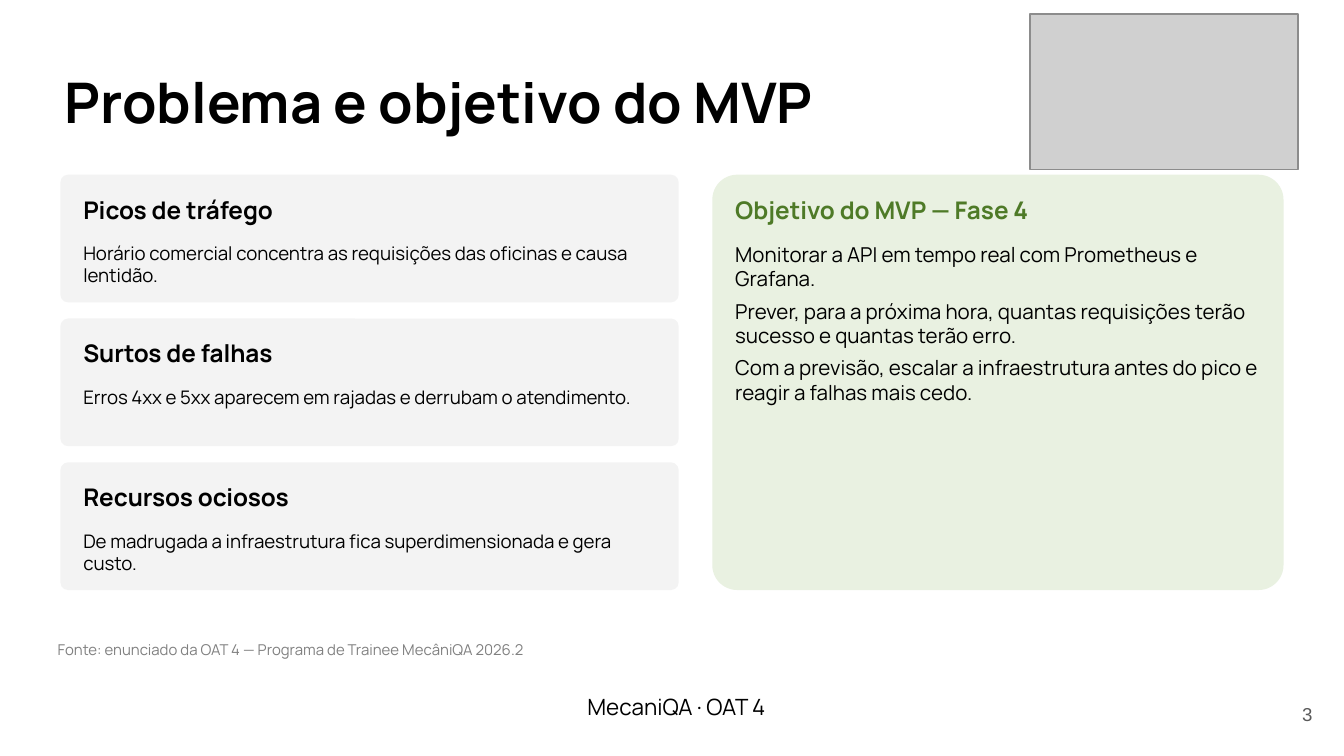
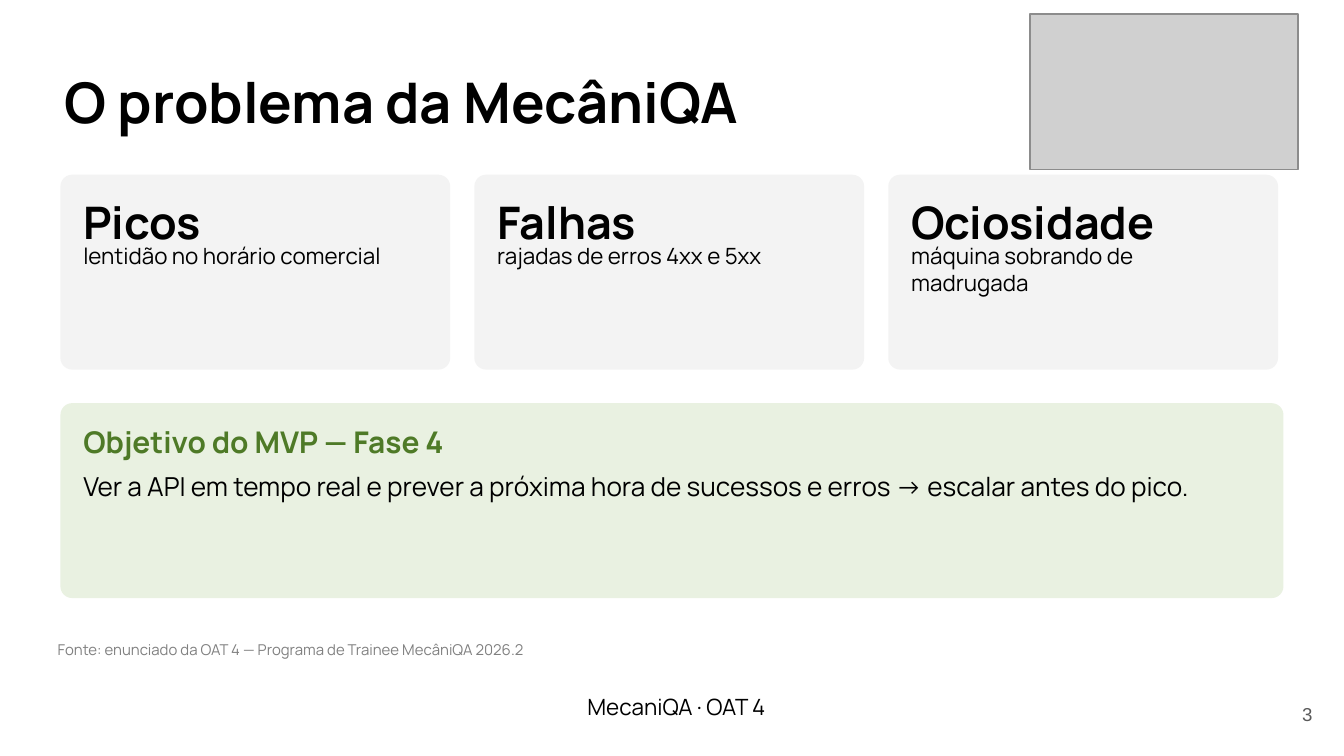
Before and after one commit to LenilsonSoares/mecaniQA-nuvem-macapa, a slide deck: slide 3 of oat4/apresentacao/mecaniQA_oat4_macapa.pptx. Drawn at 1344x756 pixels with LibreOffice and Linux fonts; fonts in the diff are those of the drawing; grey boxes stand for pictures. Boxes give left, top, right and bottom in pixels: in the first picture for what was removed or moved away, otherwise in the second. Text is boxed around its words. In the diff, an @@ line names an element or a change of style, - is before the commit and + after.

Commit message:
feat(oat4): slides com imagens grandes e pouco texto
- prints do ambiente e dos dashboards ocupam o slide inteiro
- contexto, features, modelo e conclusão com menos texto e números em destaque
- o texto de apoio fica nas anotações (roteiro de fala)
- guia de prints com os novos nomes

```diff
--- a/oat4/apresentacao/mecaniQA_oat4_macapa.pptx
+++ b/oat4/apresentacao/mecaniQA_oat4_macapa.pptx
@@ text at <box>65,79,738,137</box>: text changed @@
-Problema e objetivo do MVP
+O problema da MecâniQA
@@ rounded rectangle: place and size @@
-rounded rectangle at <box>60,175,679,302</box>
+rounded rectangle at <box>60,175,450,370</box>
@@ rounded rectangle: place and size @@
-rounded rectangle at <box>60,319,679,446</box>
+rounded rectangle at <box>474,175,864,370</box>
@@ rounded rectangle: place and size @@
-rounded rectangle at <box>60,462,679,590</box>
+rounded rectangle at <box>888,175,1278,370</box>
@@ text at <box>83,206,201,251</box>: text changed; size 13 to 24 pt @@
-Picos de tráfego
+Picos
@@ text at <box>497,206,636,251</box>: text changed; size 13 to 24 pt @@
-Surtos de falhas
+Falhas
@@ text added at <box>911,206,1154,251</box>, 24 pt, text #000000, bold @@
+Ociosidade
@@ text at <box>83,246,380,265</box>: text changed; size 10 to 12 pt @@
-Horário comercial concentra as requisições das oficinas e causa lentidão.
+lentidão no horário comercial
@@ text at <box>497,247,761,270</box>: text changed; size 10 to 12 pt @@
-Erros 4xx e 5xx aparecem em rajadas e derrubam o atendimento.
+rajadas de erros 4xx e 5xx
@@ text at <box>911,246,1133,297</box>: text changed; size 10 to 12 pt @@
-De madrugada a infraestrutura fica superdimensionada e gera custo.
+máquina sobrando de madrugada
@@ rounded rectangle: place and size @@
-rounded rectangle at <box>712,175,1284,590</box>
+rounded rectangle at <box>60,403,1284,598</box>
@@ text "Objetivo do MVP — Fase ...": place and size @@
-text "Objetivo do MVP — Fase ..." at <box>735,201,1028,225</box>
+text "Objetivo do MVP — Fase ..." at <box>83,431,443,460</box>
@@ text "Objetivo do MVP — Fase ..." at <box>83,431,443,460</box>: size 13 to 16 pt @@
@@ text at <box>83,475,1188,503</box>: text changed; size 11 to 14 pt @@
-Monitorar a API em tempo real com Prometheus e Grafana.
-Prever, para a próxima hora, quantas requisições terão sucesso e quantas terão erro.
-Com a previsão, escalar a infraestrutura antes do pico e reagir a falhas mais cedo.
+Ver a API em tempo real e prever a próxima hora de sucessos e erros → escalar antes do pico.
@@ text removed at <box>83,488,289,507</box> @@
-Recursos ociosos
```
Also in this commit, not shown: 7 other slides changed, 3 other files.
